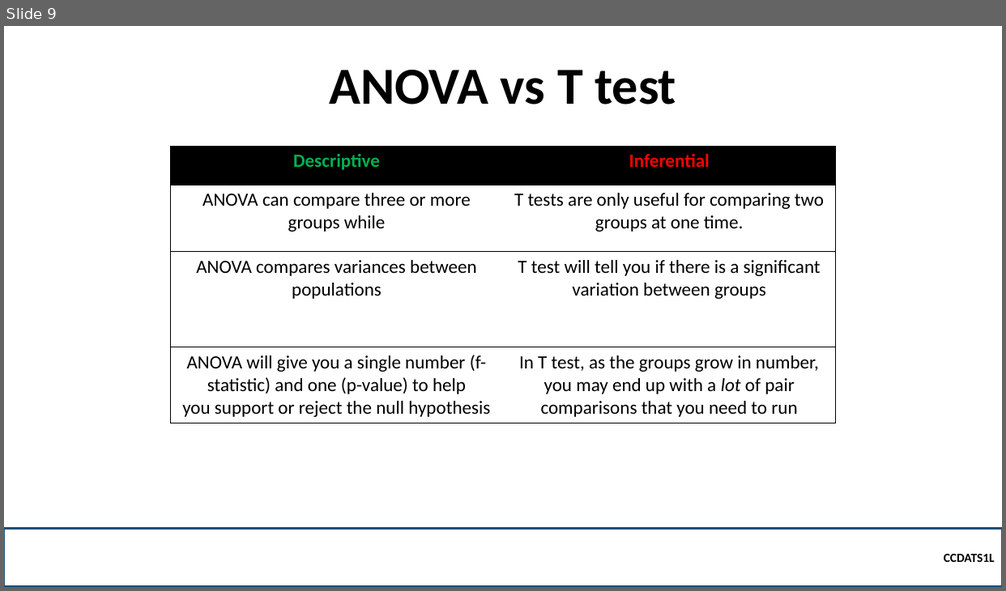
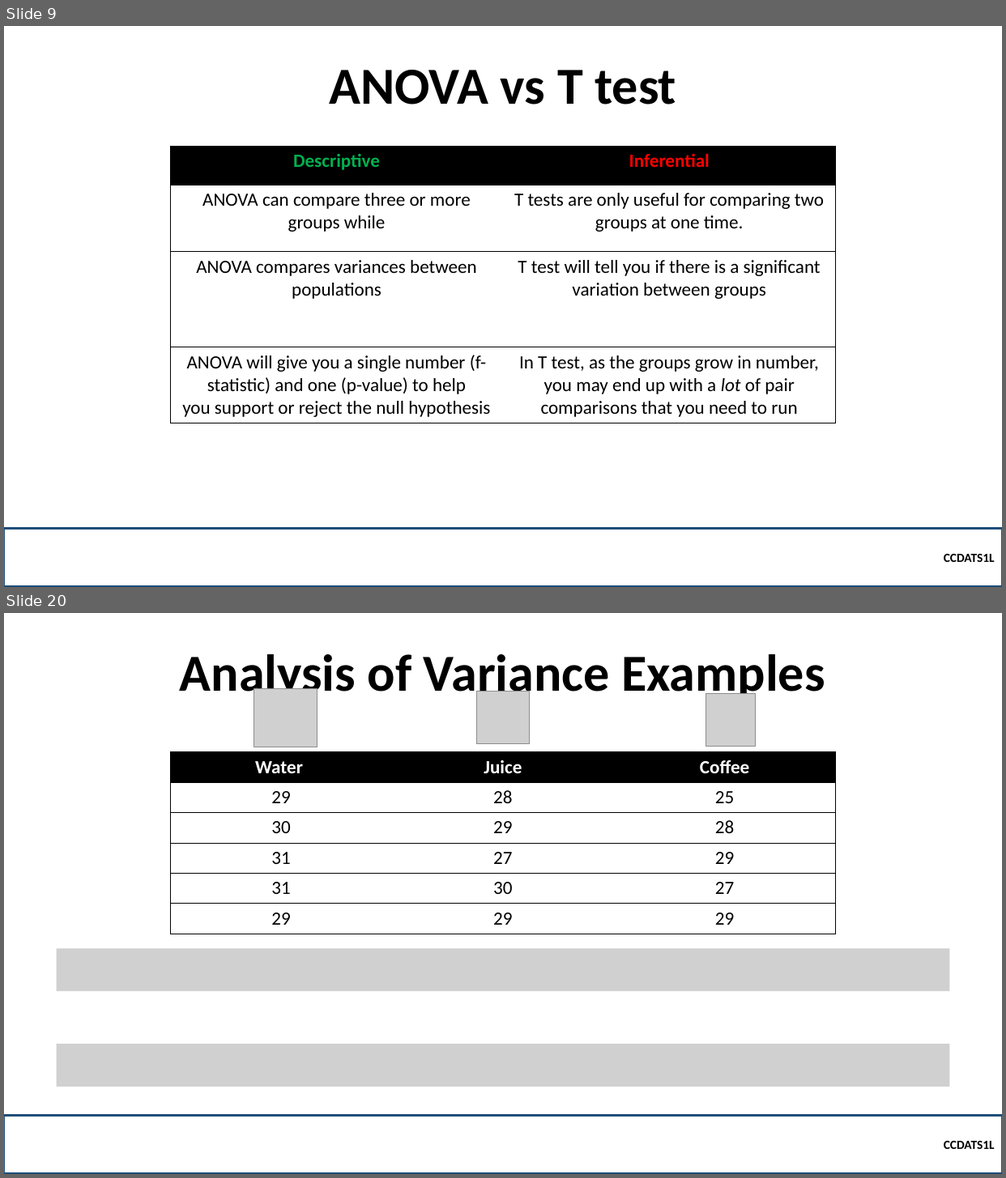
Before and after one commit to robitussin/CCDATS1L, a slide deck: week 10/Analysis of Variance.pptx. Shown one above the other, each under a label of ours: slide 9 before the commit, slides 9 and 20 after it; the slides between them are not shown. The pictures are 1006x591 and 1006x1178 pixels, drawn with LibreOffice and Linux fonts; fonts in the diff are those of the drawing; grey boxes stand for pictures; background and template pictures are left out. Boxes give left, top, right and bottom in pixels: in the first picture for what was removed or moved away, otherwise in the second. Text is boxed around its words. In the diff, an @@ line names an element or a change of style, - is before the commit and + after.

```diff
--- a/week 10/Analysis of Variance.pptx
+++ b/week 10/Analysis of Variance.pptx
@@ slide 20 added at (4,613,1002,1174), background picture (left out) @@
@@ title added at (180,654,825,703), 50 pt, text #000000, bold @@
+Analysis of Variance Examples
@@ picture added at (254,688,317,747) @@
@@ picture added at (476,692,530,745) @@
@@ picture added at (706,694,756,747) @@
@@ table added at (170,752,835,934), 6 rows, 3 columns @@
+Water | Juice | Coffee
+29 | 28 | 25
+30 | 29 | 28
+31 | 27 | 29
+31 | 30 | 27
+29 | 29 | 29
@@ picture added at (57,949,949,992) @@
@@ picture added at (57,1044,949,1087) @@
@@ rectangle added at (4,1115,1002,1174), outline #1F4E79 2.25 pt, 12 pt, text #000000, bold @@
+  CCDATS1L
```
Also in this commit, not shown: 1 slide changed, 16 other slides added, 2 other files.
